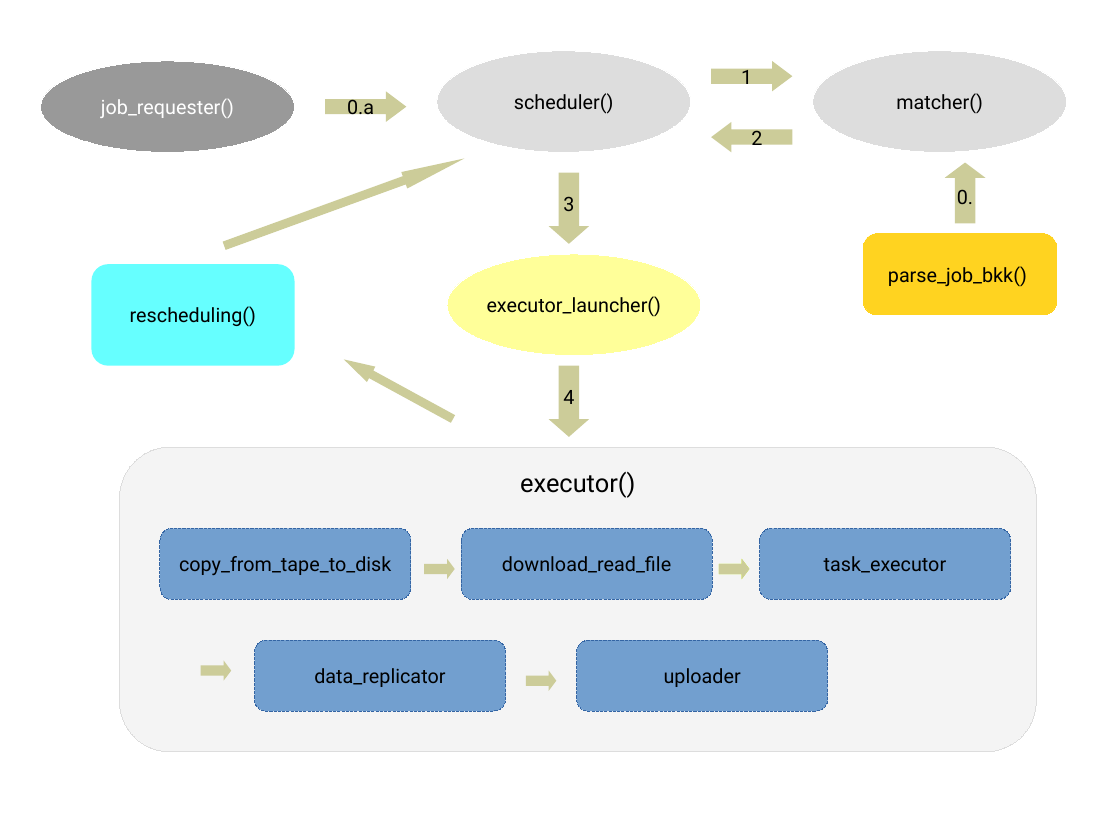
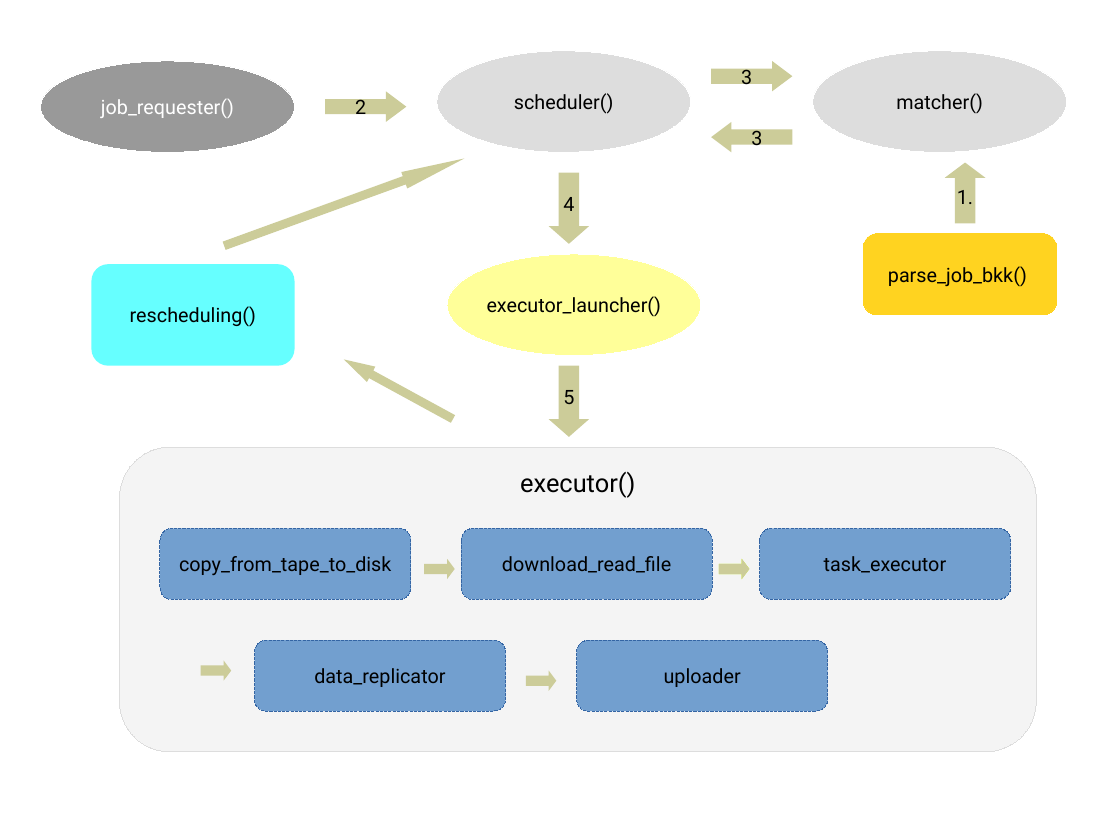
Before and after one commit to skygrid/grid_simulation, a slide deck: slide 21 of results/work.odp. Drawn at 1120x840 pixels with LibreOffice and Linux fonts; fonts in the diff are those of the drawing. Boxes give left, top, right and bottom in pixels: in the first picture for what was removed or moved away, otherwise in the second. Text is boxed around its words. In the diff, an @@ line names an element or a change of style, - is before the commit and + after.

```diff
--- a/results/work.odp
+++ b/results/work.odp
@@ text in right arrow at (x1=741, y1=65, x2=752, y2=89): text changed @@
-1
+3
@@ text in right arrow at (x1=355, y1=96, x2=366, y2=120): text changed @@
-0.a
+2
@@ text in left arrow at (x1=751, y1=126, x2=762, y2=150): text changed @@
-2
+3
@@ text in down arrow at (x1=563, y1=197, x2=574, y2=211): text changed @@
-3
+4
@@ text in up arrow at (x1=957, y1=190, x2=973, y2=204): text changed @@
-0.
+1.
@@ text in down arrow at (x1=563, y1=390, x2=574, y2=404): text changed @@
-4
+5
```
Also in this commit, not shown: 1 other slide changed, 9 other files.
